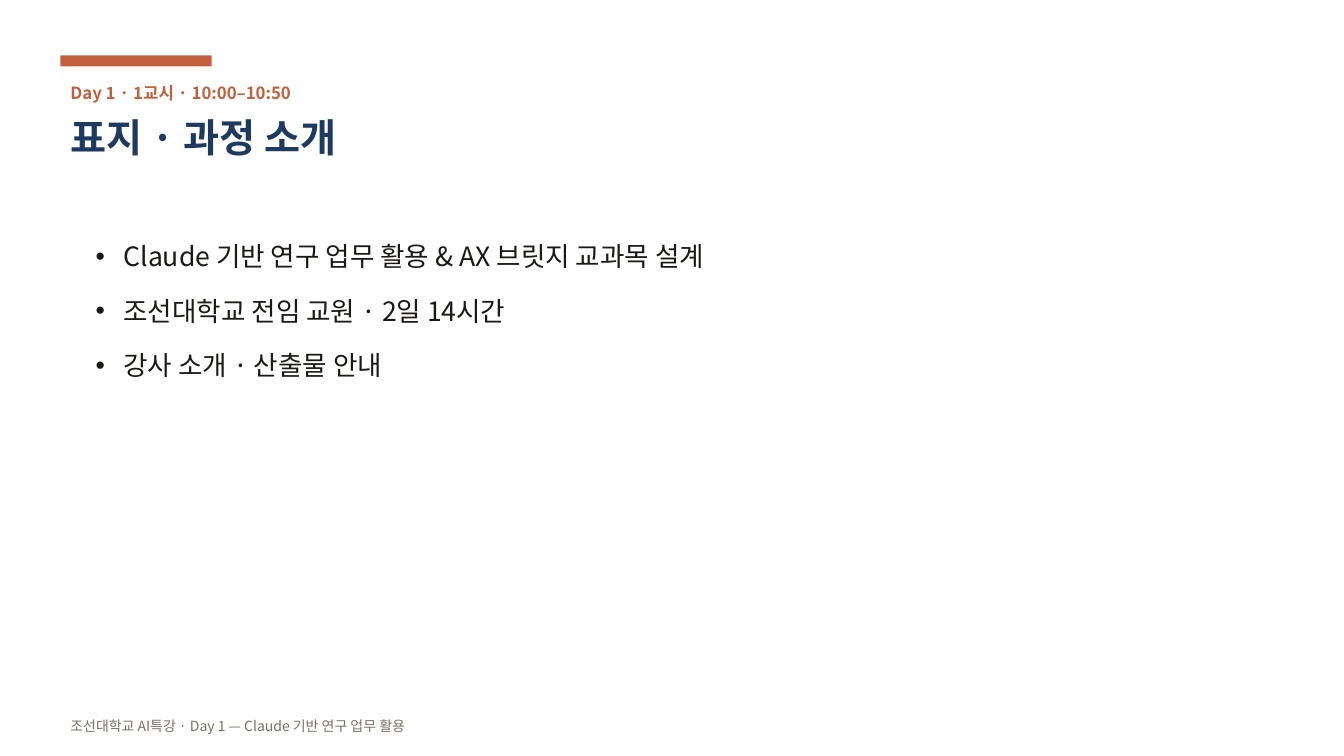
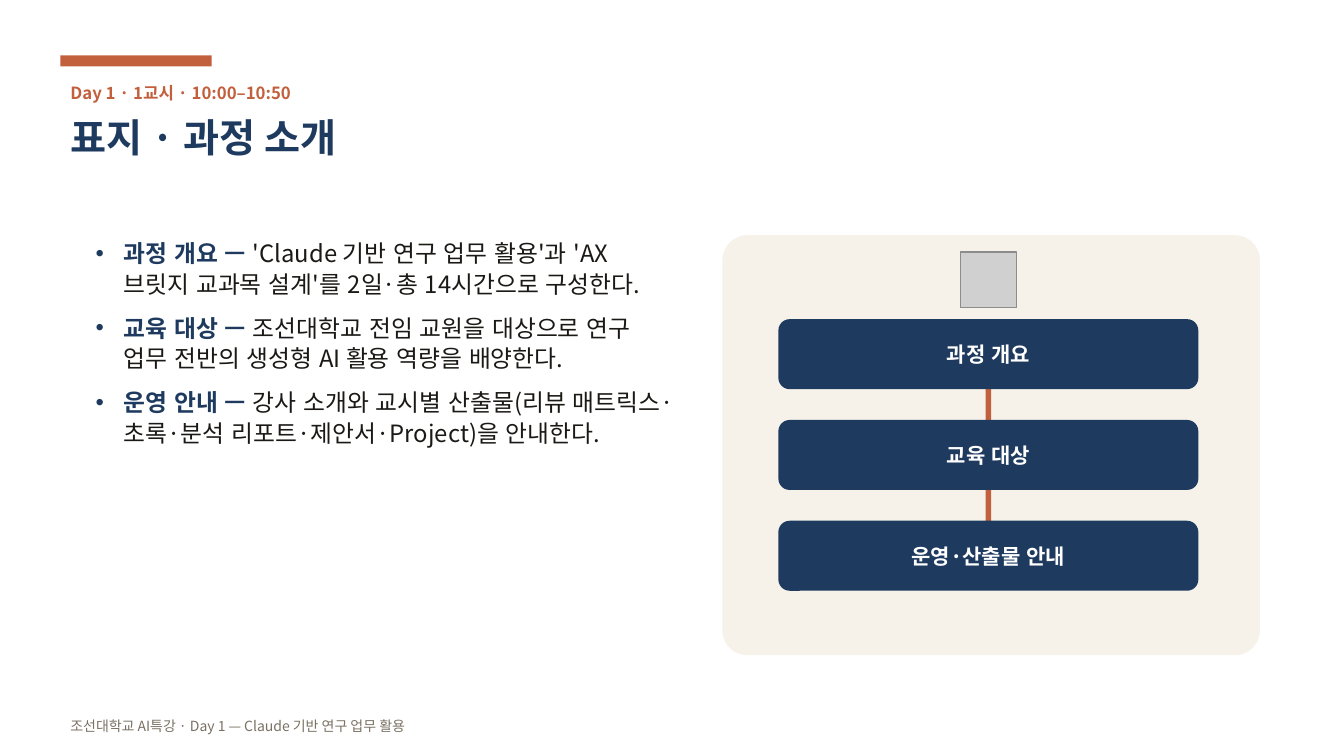
Before and after one commit to aebonlee/chosun, a slide deck: slide 3 of public/ppt/chosun-ai-day1.pptx. Drawn at 1344x756 pixels with LibreOffice and Linux fonts; fonts in the diff are those of the drawing; grey boxes stand for pictures. Boxes give left, top, right and bottom in pixels: in the first picture for what was removed or moved away, otherwise in the second. Text is boxed around its words. In the diff, an @@ line names an element or a change of style, - is before the commit and + after.

```diff
--- a/public/ppt/chosun-ai-day1.pptx
+++ b/public/ppt/chosun-ai-day1.pptx
@@ rounded rectangle added at <box>723,235,1260,655</box>, fill #F6F2EA @@
@@ text at <box>124,242,674,448</box>: text changed; size 19 to 17 pt @@
-• Claude 기반 연구 업무 활용 & AX 브릿지 교과목 설계
-• 조선대학교 전임 교원 · 2일 14시간
-• 강사 소개 · 산출물 안내
+• 과정 개요 — 'Claude 기반 연구 업무 활용'과 'AX 브릿지 교과목 설계'를 2일·총 14시간으로 구성한다.
+• 교육 대상 — 조선대학교 전임 교원을 대상으로 연구 업무 전반의 생성형 AI 활용 역량을 배양한다.
+• 운영 안내 — 강사 소개와 교시별 산출물(리뷰 매트릭스·초록·분석 리포트·제안서·Project)을 안내한다.
@@ picture added at <box>961,252,1017,309</box> @@
@@ rounded rectangle added at <box>778,320,1199,389</box>, fill #1E3A5F, 15 pt, text #FFFFFF, bold @@
+과정 개요
@@ rectangle added at <box>986,354,992,556</box>, fill #C2603D @@
@@ rounded rectangle added at <box>778,420,1199,490</box>, fill #1E3A5F, 15 pt, text #FFFFFF, bold @@
+교육 대상
@@ rounded rectangle added at <box>778,521,1199,591</box>, fill #1E3A5F, 15 pt, text #FFFFFF, bold @@
+운영·산출물 안내
```
Also in this commit, not shown: 53 other slides changed, 58 slides added, 1 other file.
